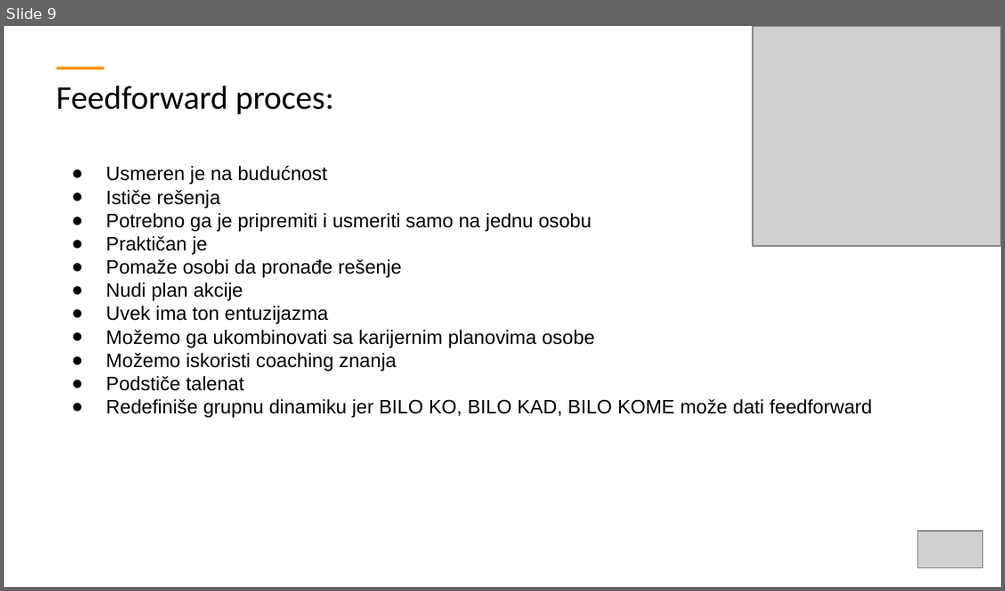
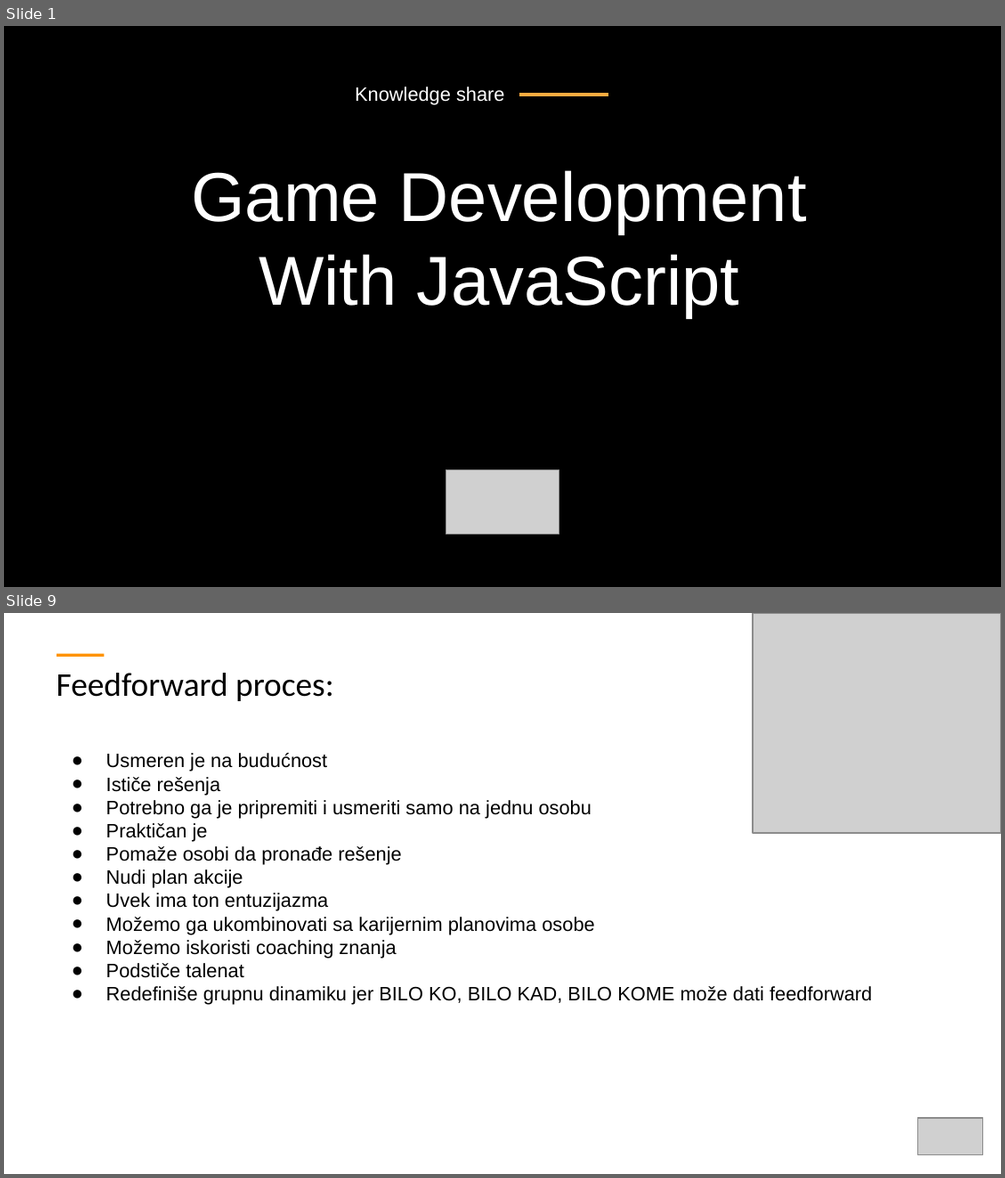
Before and after one commit to ObradovicZ/platformer, a slide deck: TemplateExample - white.pptx. Shown one above the other, each under a label of ours: slide 9 before the commit, slides 1 and 9 after it; the slides between them are not shown. The pictures are 1005x591 and 1005x1178 pixels, drawn with LibreOffice and Linux fonts; fonts in the diff are those of the drawing; grey boxes stand for pictures. Boxes give left, top, right and bottom in pixels: in the first picture for what was removed or moved away, otherwise in the second. Text is boxed around its words. In the diff, an @@ line names an element or a change of style, - is before the commit and + after.

```diff
--- a/TemplateExample - white.pptx
+++ b/TemplateExample - white.pptx
@@ slide 1 added at (4, 26, 1001, 587), background #FFFFFF @@
@@ rectangle added at (4, 26, 1001, 587), fill #000000, outline #53585F 0.75 pt @@
@@ rectangle added at (4, 26, 1001, 587), fill #000000 at 54% opacity, outline #53585F 0.75 pt @@
@@ text added at (355, 87, 505, 105), 14 pt, text #FFFFFF @@
+Knowledge share
@@ line added from (519, 95) to (608, 95), #FFAB40 2.25 pt @@
@@ text added at (191, 170, 807, 318), 50 pt, text #FFFFFF @@
+Game Development
+With JavaScript
@@ picture added at (445, 469, 558, 533) @@
```
Also in this commit, not shown: 7 other slides added, 8 slides removed, 1 other file.
